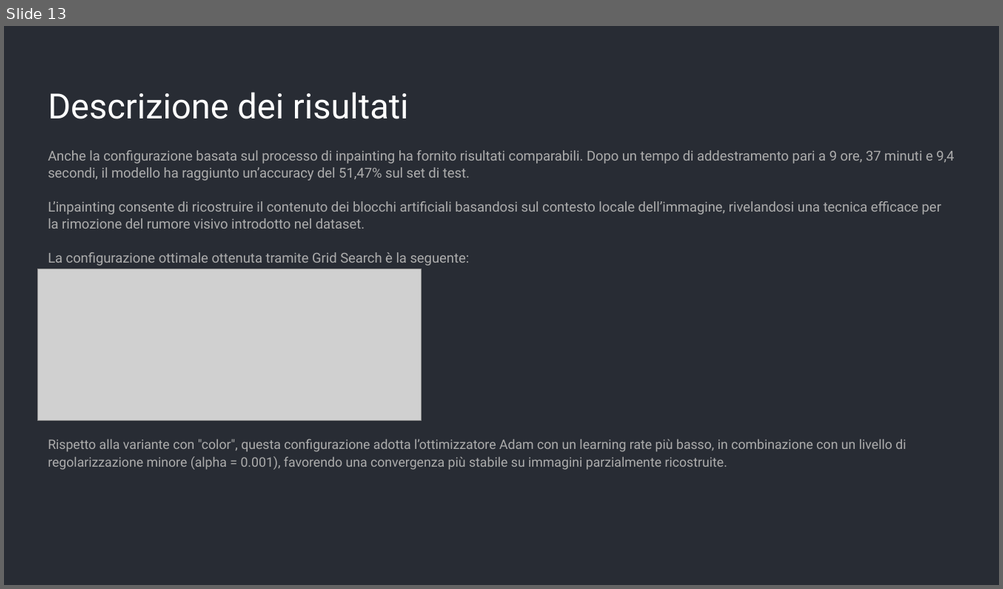
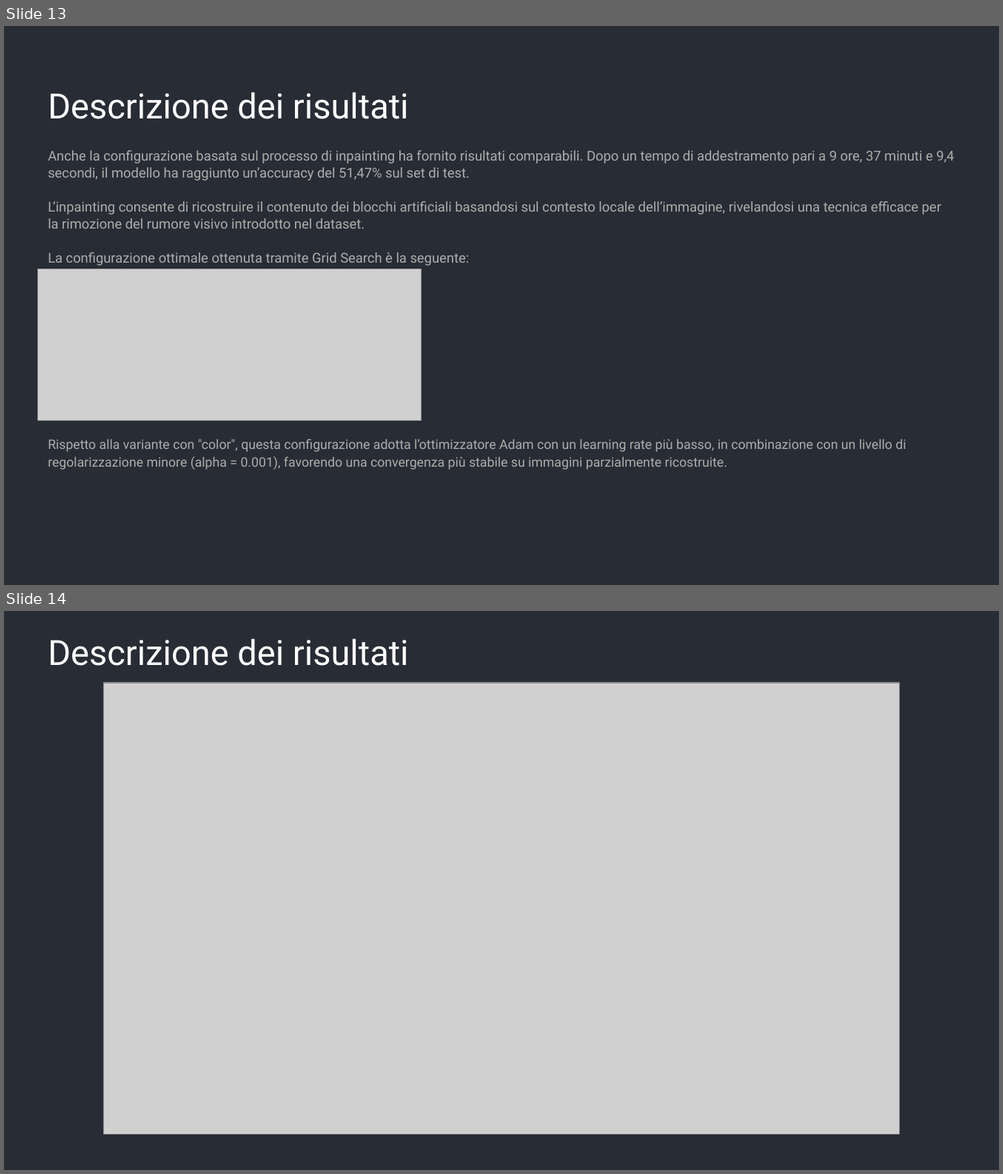
Before and after one commit to milazz-rich/hw3, a slide deck: ML-Homework 3.pptx. Shown one above the other, each under a label of ours: slide 13 before the commit, slides 13 and 14 after it. The pictures are 1003x589 and 1003x1174 pixels, drawn with LibreOffice and Linux fonts; fonts in the diff are those of the drawing; grey boxes stand for pictures. Boxes give left, top, right and bottom in pixels: in the first picture for what was removed or moved away, otherwise in the second. Text is boxed around its words. In the diff, an @@ line names an element or a change of style, - is before the commit and + after.

```diff
--- a/ML-Homework 3.pptx
+++ b/ML-Homework 3.pptx
@@ slide 14 added at bbox=[4, 611, 999, 1170], background #282C34 @@
@@ title added at bbox=[48, 638, 409, 666], 25.2 pt, text #FFFFFF @@
+Descrizione dei risultati
@@ picture added at bbox=[103, 683, 898, 1134] @@
```
Also in this commit, not shown: 1 slide removed.
